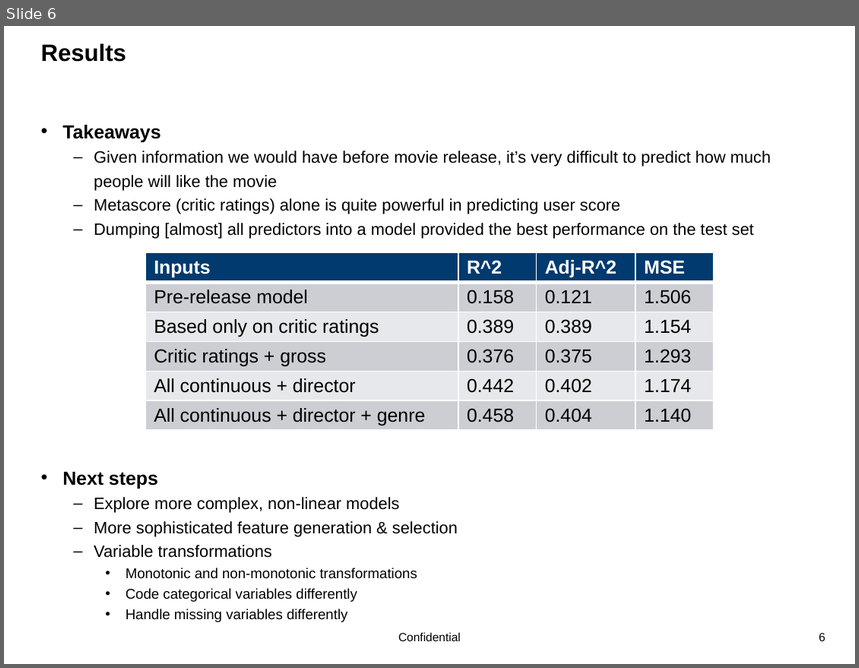
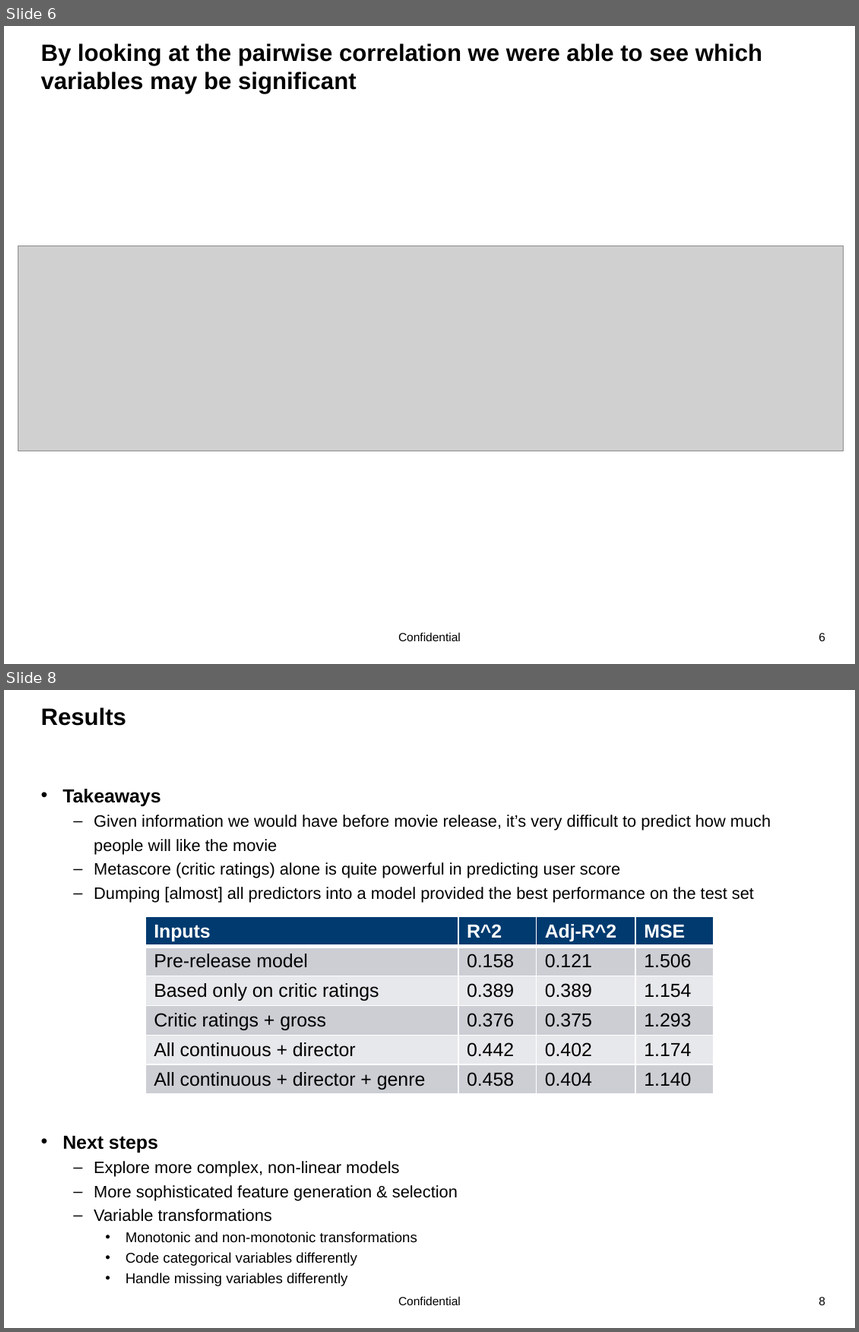
Before and after one commit to sunilbmscce/BDAProject1, a slide deck: project_1/DataSciBootcamp_Proj1_Team6.pptx. Shown one above the other, each under a label of ours: slide 6 before the commit, slides 6 and 8 after it; the slides between them are not shown. The pictures are 859x668 and 859x1332 pixels, drawn with LibreOffice and Linux fonts; fonts in the diff are those of the drawing; grey boxes stand for pictures; background and template pictures are left out. Boxes give left, top, right and bottom in pixels: in the first picture for what was removed or moved away, otherwise in the second. Text is boxed around its words. In the diff, an @@ line names an element or a change of style, - is before the commit and + after.

```diff
--- a/project_1/DataSciBootcamp_Proj1_Team6.pptx
+++ b/project_1/DataSciBootcamp_Proj1_Team6.pptx
@@ slide 6 added at [4,26,855,664], background #FFFFFF; not listed: 2 template elements that a slide beside it also shows @@
@@ title added at [41,43,762,94], 20 pt, text #000000, bold @@
+By looking at the pairwise correlation we were able to see which variables may be significant
@@ picture added at [18,246,844,452] @@
@@ what was slide 6 is now slide 8 @@
```
Also in this commit, not shown: 2 slides changed, 1 other slide added, 1 slide removed, 3 other files.
